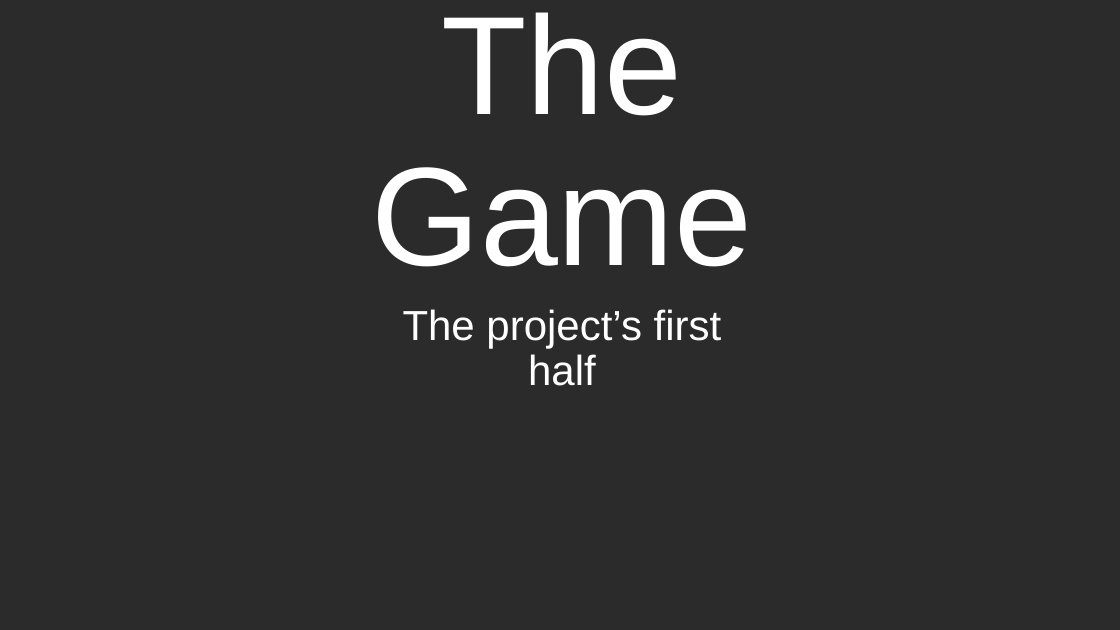
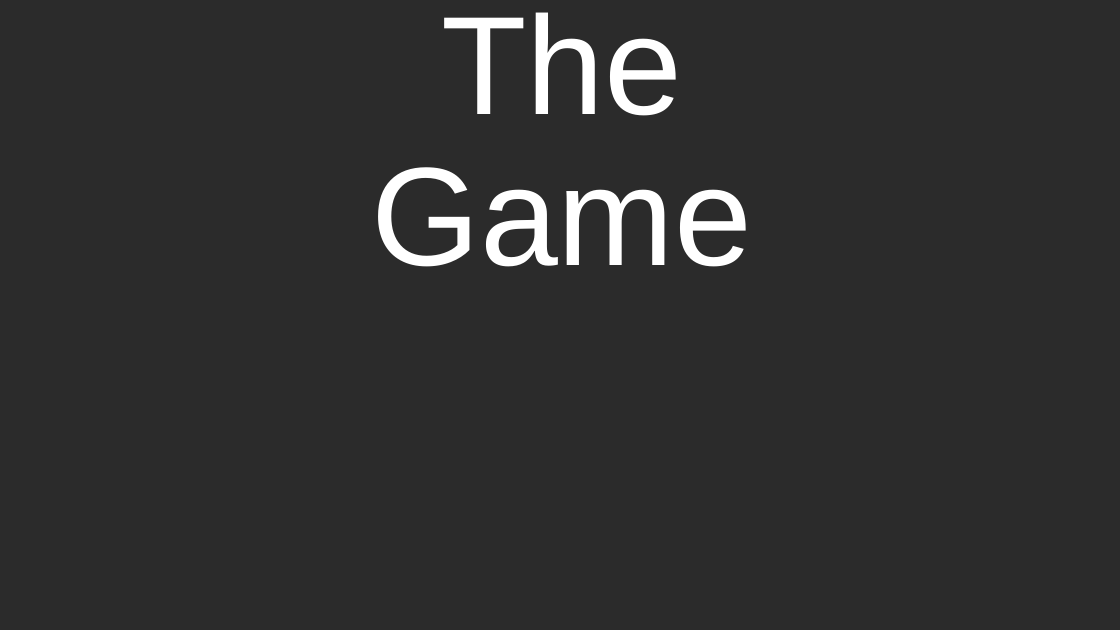
Before and after one commit to Mordsz/Vizsga, a slide deck: slide 15 of TidesOfEnvy.pptx (slide 8 before the commit). Drawn at 1120x630 pixels with LibreOffice and Linux fonts; fonts in the diff are those of the drawing; background and template pictures are left out; a plain dark background stands for a picture behind light text. Boxes give left, top, right and bottom in pixels: in the first picture for what was removed or moved away, otherwise in the second. Text is boxed around its words. In the diff, an @@ line names an element or a change of style, - is before the commit and + after.

```diff
--- a/TidesOfEnvy.pptx
+++ b/TidesOfEnvy.pptx
@@ subtitle removed at <box>403,309,722,386</box> @@
-The project’s first half
```
Also in this commit, not shown: 11 other slides changed, 10 slides added, 10 slides removed.
